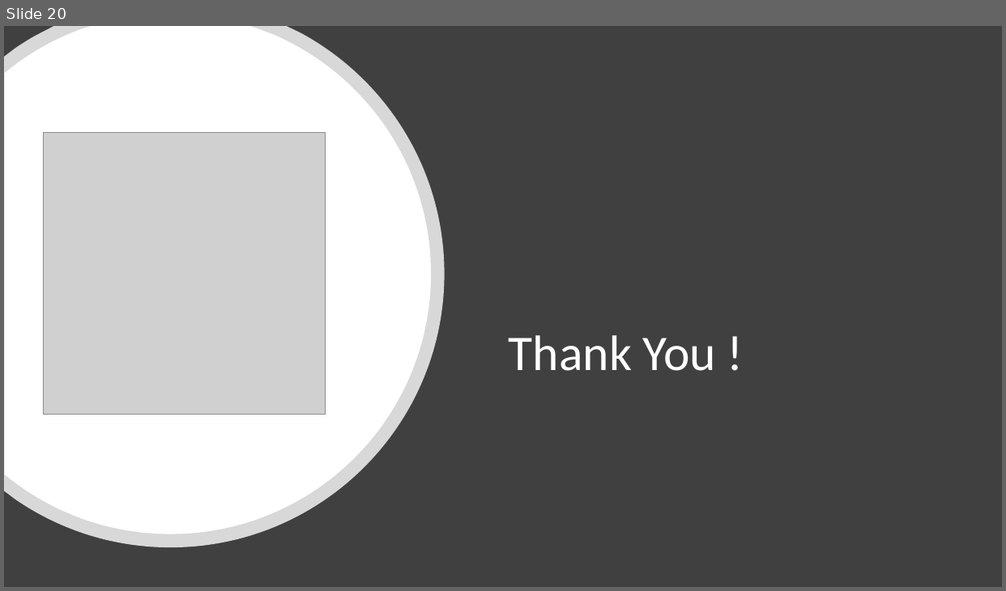
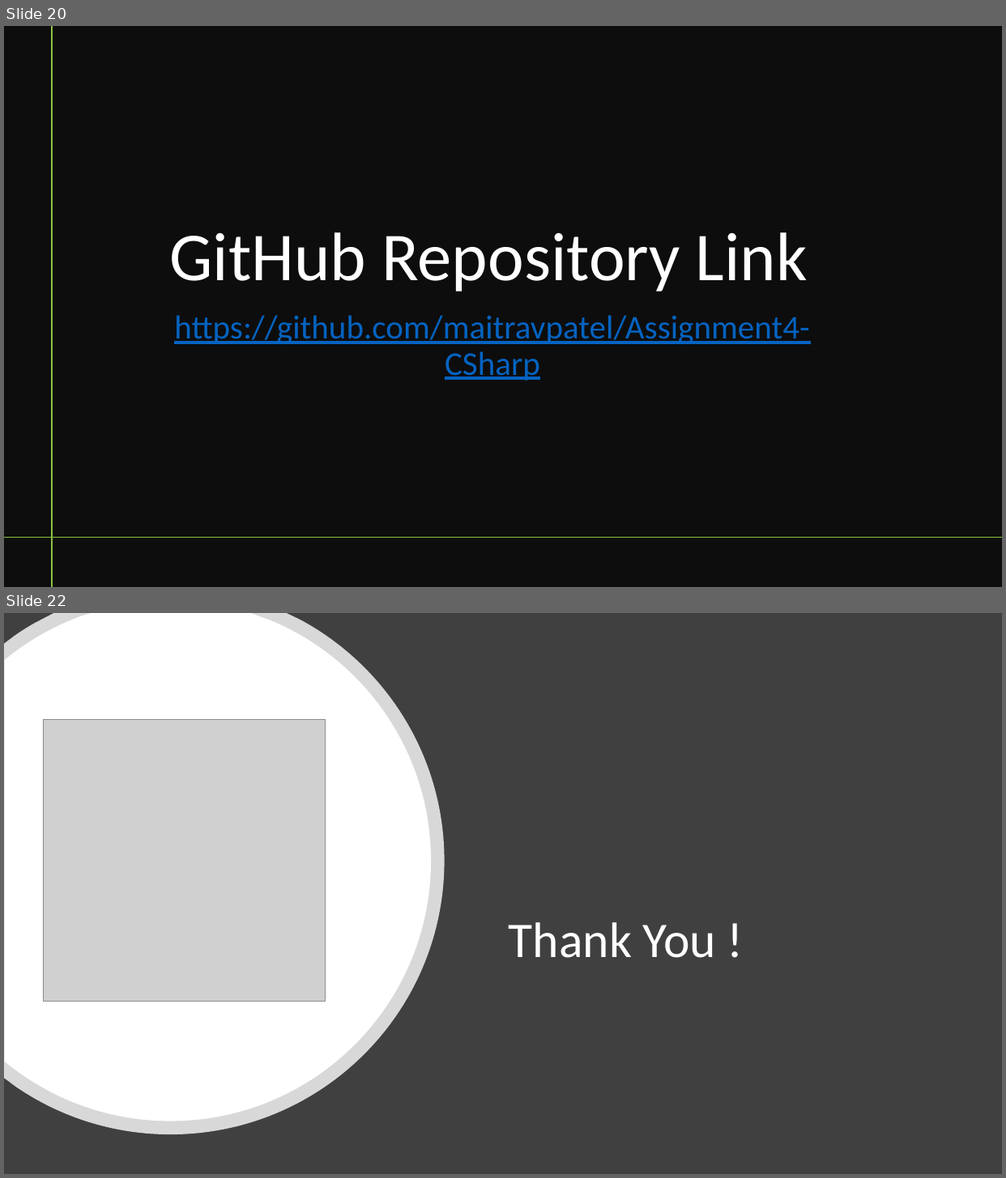
Before and after one commit to maitravpatel/Assignment4-CSharp, a slide deck: Assignment 4.pptx. Shown one above the other, each under a label of ours: slide 20 before the commit, slides 20 and 22 after it; the slides between them are not shown. The pictures are 1006x591 and 1006x1178 pixels, drawn with LibreOffice and Linux fonts; fonts in the diff are those of the drawing; grey boxes stand for pictures. Boxes give left, top, right and bottom in pixels: in the first picture for what was removed or moved away, otherwise in the second. Text is boxed around its words. In the diff, an @@ line names an element or a change of style, - is before the commit and + after.

```diff
--- a/Assignment 4.pptx
+++ b/Assignment 4.pptx
@@ slide 20 added at [4, 26, 1002, 587], background #FFFFFF @@
@@ rectangle added at [4, 26, 1002, 587], fill #0D0D0D @@
@@ line added from (52, 26) to (52, 587), #8BC145 1 pt @@
@@ title added at [170, 233, 808, 292], 66 pt, text #FFFFFF @@
+GitHub Repository Link
@@ text added at [174, 315, 809, 381], 32 pt, text #0563C1, underline @@
+https://github.com/maitravpatel/Assignment4-CSharp
@@ line added from (1002, 538) to (4, 538), #8BC145 1 pt @@
@@ what was slide 20 is now slide 22 @@
```
Also in this commit, not shown: 1 slide changed, 1 other slide added, 1 other file.
